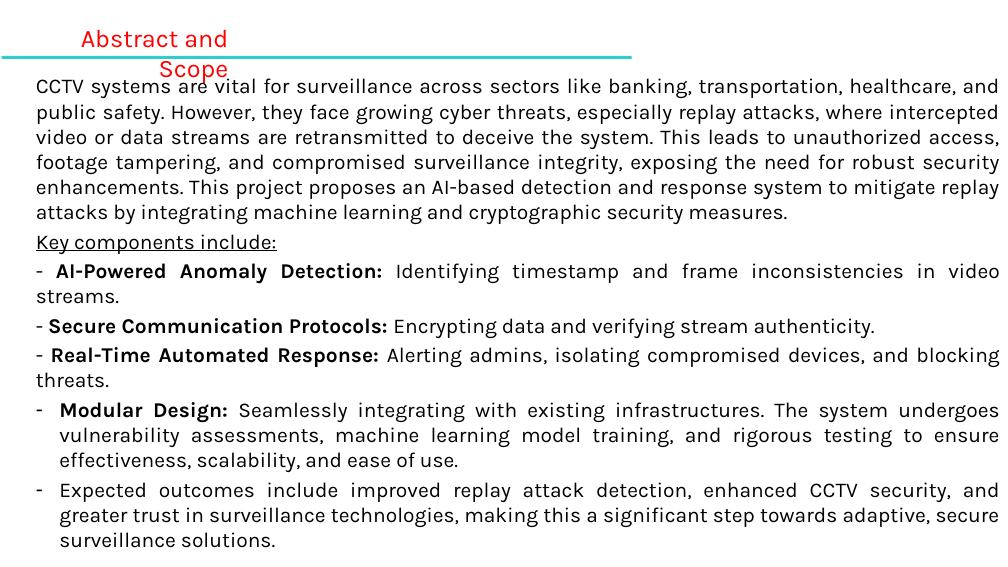
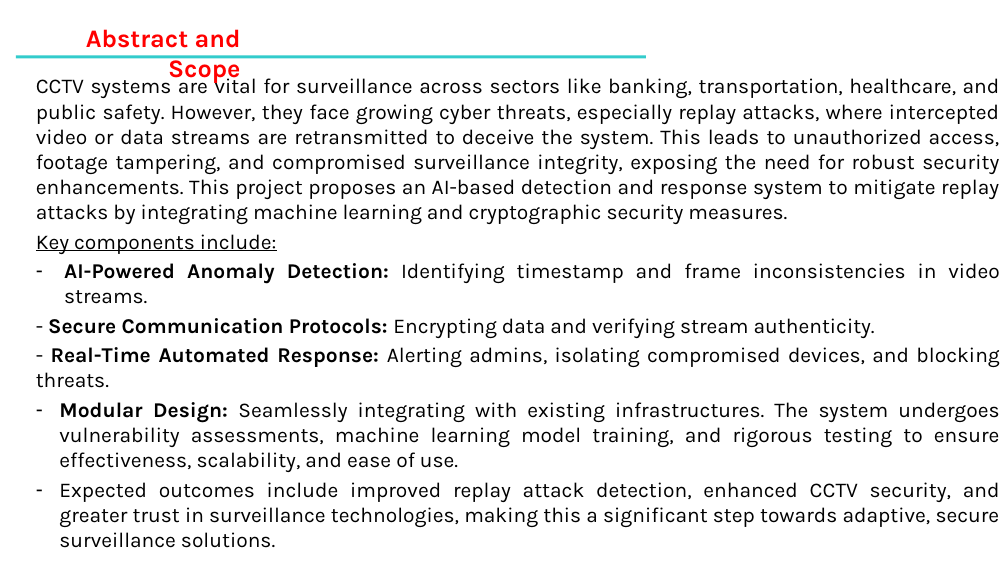
Before and after one commit to SoumyaMishra03/Capstone_Project_team_49, a slide deck: slide 4 of Capstone Project Phase – 2,review 1.pptx. Drawn at 1008x567 pixels with LibreOffice and Linux fonts; fonts in the diff are those of the drawing; background and template pictures are left out. Boxes give left, top, right and bottom in pixels: in the first picture for what was removed or moved away, otherwise in the second. Text is boxed around its words. In the diff, an @@ line names an element or a change of style, - is before the commit and + after.

Commit message:
this is the updated PPT

```diff
--- a/Capstone Project Phase – 2,review 1.pptx
+++ b/Capstone Project Phase – 2,review 1.pptx
@@ text "Abstract and Scope" at (86,29,241,84): bold on @@
@@ rectangle: place and size @@
-rectangle at (2,56,631,59)
+rectangle at (16,55,646,58)
@@ text at (64,263,1000,304): text changed @@
-- AI-Powered Anomaly Detection: Identifying timestamp and frame inconsistencies in video streams.
+– AI-Powered Anomaly Detection: Identifying timestamp and frame inconsistencies in video streams.
```
Also in this commit, not shown: 27 other slides changed, 11 slides added, 1 slide removed.
